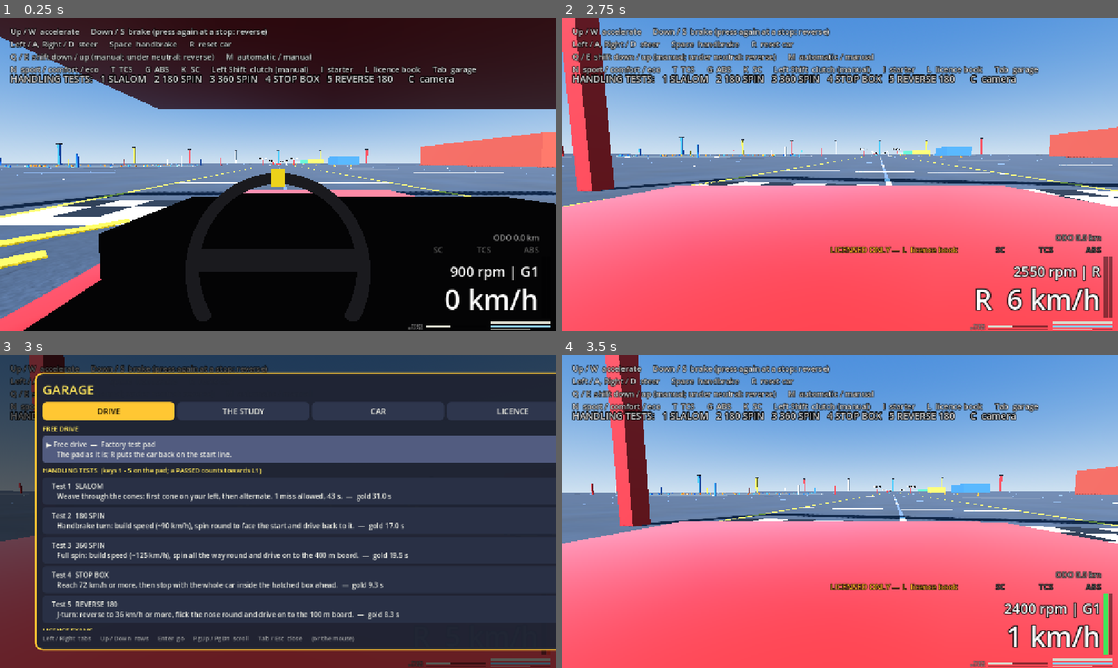
Above: before the commit, frames 1-4 (two rows, left to right).
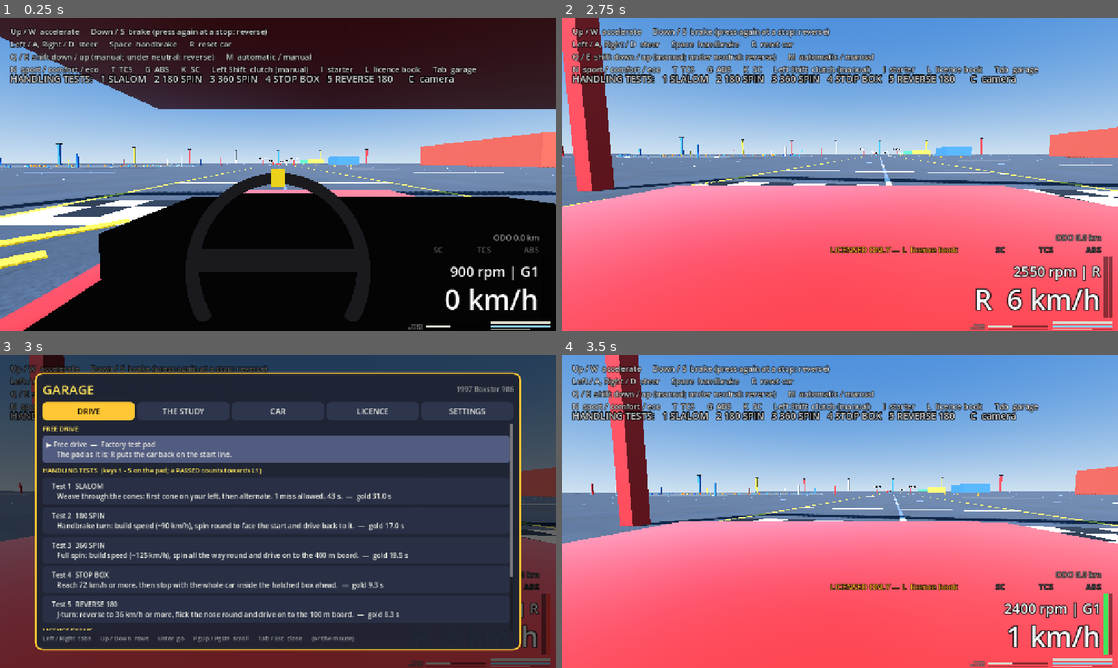
Above: after the commit, the same moments.

Repository: kokosro/factory-driver
Game: Godot game, scene res://scenes/main.tscn
The game is run twice, just before and just after one commit, with the same random seed, the same clock (stepped at 60 frames per second) and the same inputs.
Inputs:
- Up to frame 1 (0.25 s): no input
- Up to frame 2 (2.75 s): tap Enter (ui_accept) at 0.5, 0.77, 1.52 s; hold Right (steer_right) 0.53-1.28 s; tap G (abs_toggle) at 0.6 s; tap I (starter) at 1.25 s; hold Down (brake) 1.28-2.03 s; tap C (camera_cycle) at 1.35 s; hold Right (steer_right) from 2.03 s (still down); hold Shift (clutch_pedal) from 2.03 s (still down)
- Up to frame 3 (3 s): release Right (steer_right) at 2.78 s; release Shift (clutch_pedal) at 2.78 s; hold Up (accelerate) from 2.78 s (still down); tap Tab (garage) at 2.85 s
- Up to frame 4 (3.5 s): keep holding Up (accelerate); tap Enter (ui_accept) at 3.02 s

Frames 1-2 are identical in both runs. In frame 3, 6.6% of the frame differs, in the area x 14-100%, y 5-95%; in frame 4, nothing differs.

Commit message:
Garage: the rows wrap their hint to the frame's width; THE STUDY and DRIVE no longer grow past the screen's right edge (the user's report, 16:15)

Diff:
--- a/scripts/garage.gd
+++ b/scripts/garage.gd
@@ -721,6 +721,12 @@
 	button.add_theme_color_override("font_disabled_color", COLOR_DIM_TEXT)
 	button.add_theme_color_override("font_hover_color", COLOR_TITLE)
 	button.size_flags_horizontal = Control.SIZE_EXPAND_FILL
+	# was: the hint on one line, the button as wide as its longest line and
+	# the frame grown with it, past the screen's right edge (THE STUDY's
+	# page 1621 px wide on a 1280 px screen) -> the text wraps to the
+	# frame's width, the row grows down instead: the user's report,
+	# 2026-09-22 16:15. tests/menu_test.gd holds every page inside the screen.
+	button.autowrap_mode = TextServer.AUTOWRAP_WORD_SMART
 	var index := _rows.size()
 	button.pressed.connect(activate_row.bind(index))
 	_body.add_child(button)
